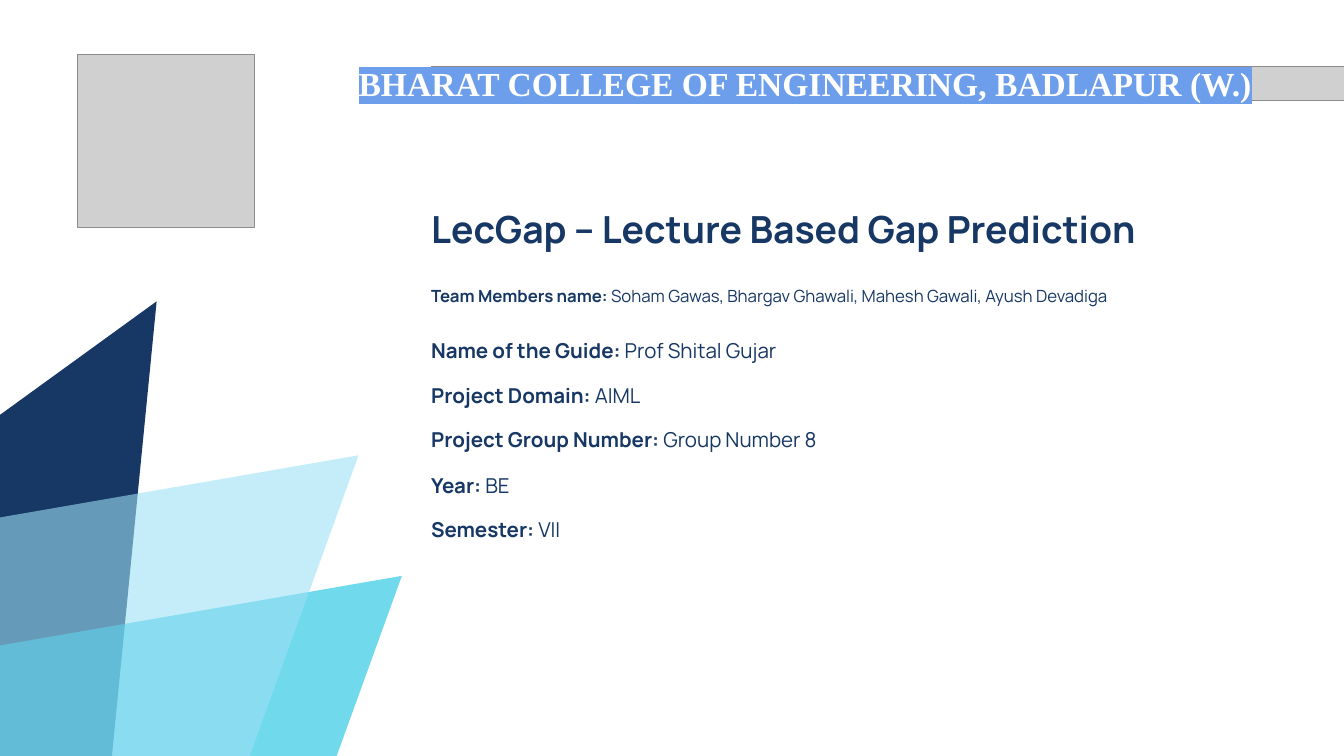
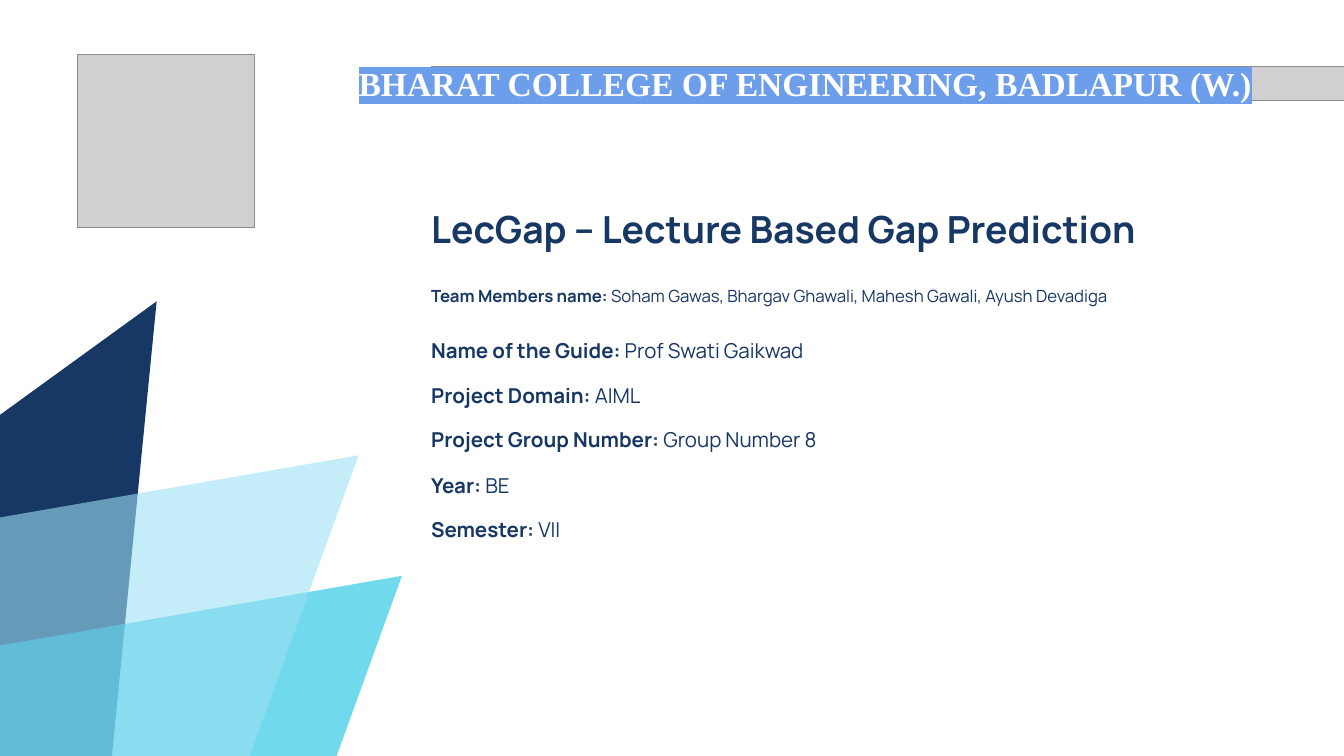
Before and after one commit to AyushDevadiga1/lecture-comprehension-gap-detector, a slide deck: slide 1 of docs/review2.pptx. Drawn at 1344x756 pixels with LibreOffice and Linux fonts; fonts in the diff are those of the drawing; grey boxes stand for pictures. Boxes give left, top, right and bottom in pixels: in the first picture for what was removed or moved away, otherwise in the second. Text is boxed around its words. In the diff, an @@ line names an element or a change of style, - is before the commit and + after.

```diff
--- a/docs/review2.pptx
+++ b/docs/review2.pptx
@@ text at (431, 343, 803, 359): text changed; bold off @@
-Name of the Guide: Prof Shital Gujar
+Name of the Guide: Prof Swati Gaikwad
```
Also in this commit, not shown: 8 other files.
